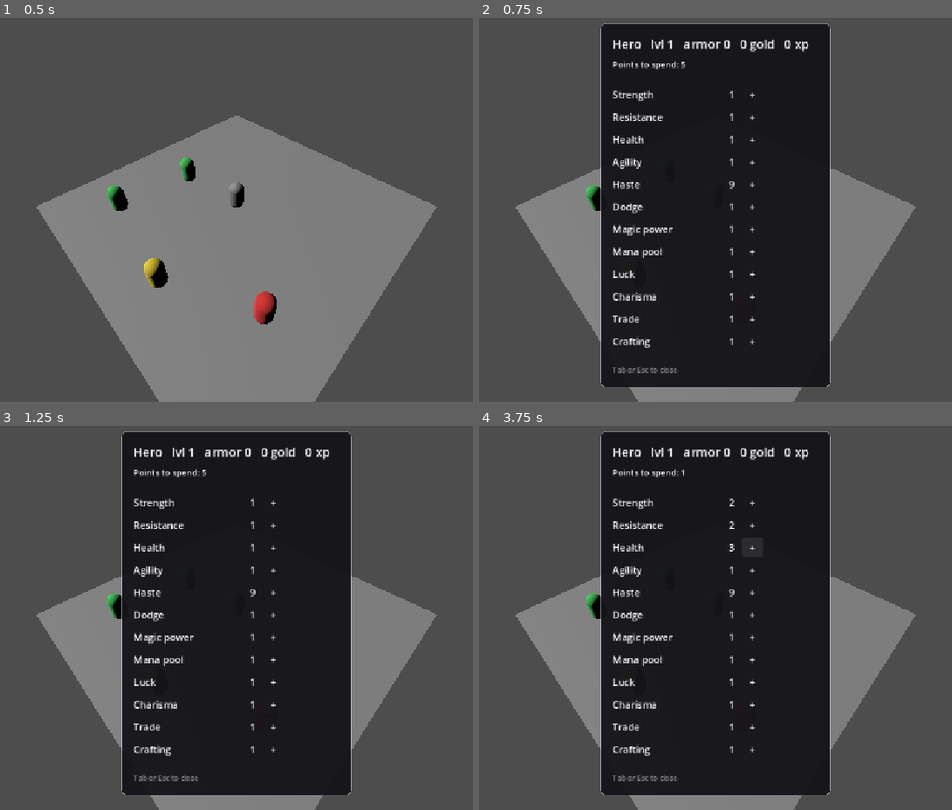
Above: before the commit, frames 1-4 (two rows, left to right).
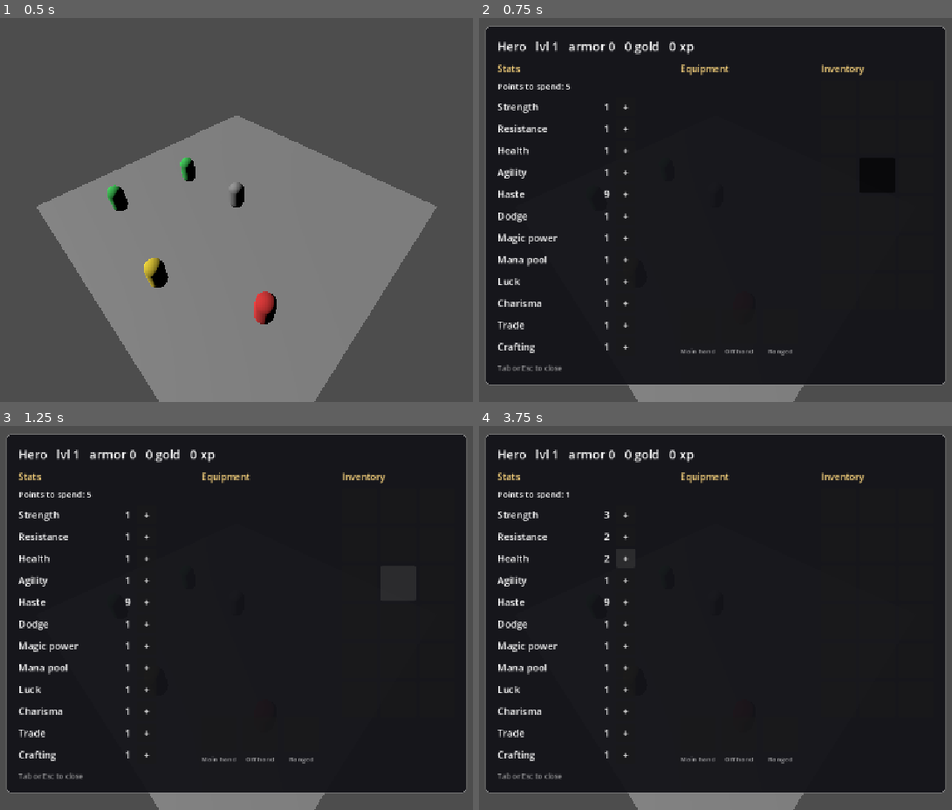
Above: after the commit, the same moments.

Repository: nikiyyy/the-big-bounty
Game: Godot game, scene res://scenes/main.tscn
Same seed, same stepped clock (60 frames per second), same inputs: the game is played once before the commit and once after it.
Inputs (mouse positions are in pixels of both pictures, inside the frame that each line leads up to):
- Up to frame 1 (0.5 s): no input
- Up to frame 2 (0.75 s): tap Enter at 0.5 s; move the mouse to (866, 186) at 0.52 s; hold D from 0.53 s (still down); tap Tab at 0.6 s; click (866, 186) at 0.67 s
- Up to frame 3 (1.25 s): keep holding D
- Up to frame 4 (3.75 s): release D at 1.25 s; click "+" at 1.25 s; click "+" at 2 s; click "+" at 2.75 s; click "+" at 3.5 s

Frame 1 is identical in both runs. In frame 2, 49% of the frame differs, in the area x 1-99%, y 1-97%; in frame 3, 49%; in frame 4, 49%.

Commit message:
expanded ui and added inventory

Diff:
--- a/Scripts/battle_map.gd
+++ b/Scripts/battle_map.gd
@@ -442,13 +442,13 @@
 	_strike(attacker, target)
 	return true
 
-
 func _strike(attacker, target) -> void:
 	var power: int = 1
 	if "stats" in attacker and attacker.stats != null:
 		power = attacker.stats.strength
 	_face_unit(attacker, target)
 	print("%s hits %s for %d" % [_name_of(attacker), _name_of(target), power])
+	DamageNumber.spawn(target, power)
 	target.take_damage(power)
 
 
--- a/Scripts/character_sheet.gd
+++ b/Scripts/character_sheet.gd
@@ -2,8 +2,11 @@
 ## Press Tab to open. Builds its own layout so adding a stat to Stats.NAMES
 ## is the only change needed to show it here.
 
+
+const INVENTORY_CELLS := 18
 var player: Node = null
-
+var _slot_buttons: Dictionary = {}
+var _item_buttons: Array = []
 var _panel: PanelContainer
 var _header: Label
 var _points_label: Label
@@ -68,53 +71,140 @@
 	_panel.add_theme_stylebox_override("panel", box)
 	center.add_child(_panel)
 
-	var column := VBoxContainer.new()
-	column.add_theme_constant_override("separation", 10)
-	column.custom_minimum_size = Vector2(340, 0)
-	_panel.add_child(column)
+	var outer := VBoxContainer.new()
+	outer.add_theme_constant_override("separation", 12)
+	_panel.add_child(outer)
 
 	_header = Label.new()
 	_header.add_theme_font_size_override("font_size", 20)
-	column.add_child(_header)
-
-	_points_label = Label.new()
-	_points_label.add_theme_font_size_override("font_size", 14)
-	column.add_child(_points_label)
-
-	column.add_child(HSeparator.new())
-
-	var grid := GridContainer.new()
-	grid.columns = 3
-	grid.add_theme_constant_override("h_separation", 12)
-	grid.add_theme_constant_override("v_separation", 6)
-	column.add_child(grid)
-
-	for stat_name in Stats.NAMES:
-		var name_label := Label.new()
-		name_label.text = Stats.LABELS[stat_name]
-		name_label.custom_minimum_size = Vector2(150, 0)
-		grid.add_child(name_label)
-
-		var value_label := Label.new()
-		value_label.horizontal_alignment = HORIZONTAL_ALIGNMENT_RIGHT
-		value_label.custom_minimum_size = Vector2(40, 0)
-		grid.add_child(value_label)
-
-		var button := Button.new()
-		button.text = "+"
-		button.custom_minimum_size = Vector2(34, 0)
-		button.pressed.connect(_on_raise.bind(stat_name))
-		grid.add_child(button)
-
-		_rows[stat_name] = {"value": value_label, "button": button}
-
-	column.add_child(HSeparator.new())
+	outer.add_child(_header)
+
+	var columns := HBoxContainer.new()
+	columns.add_theme_constant_override("separation", 22)
+	outer.add_child(columns)
+
+	columns.add_child(_build_stats_panel())
+	columns.add_child(_build_equipment_panel())
+	columns.add_child(_build_inventory_panel())
 
 	var hint := Label.new()
 	hint.text = "Tab or Esc to close"
 	hint.add_theme_font_size_override("font_size", 12)
 	hint.modulate = Color(1, 1, 1, 0.5)
-	column.add_child(hint)
+	outer.add_child(hint)
+
+
+func _build_stats_panel() -> Control:
+	var column := VBoxContainer.new()
+	column.add_theme_constant_override("separation", 8)
+	column.custom_minimum_size = Vector2(280, 0)
+
+	column.add_child(_section_title("Stats"))
+
+	_points_label = Label.new()
+	_points_label.add_theme_font_size_override("font_size", 14)
+	column.add_child(_points_label)
+
+	var grid := GridContainer.new()
+	grid.columns = 3
+	grid.add_theme_constant_override("h_separation", 10)
+	grid.add_theme_constant_override("v_separation", 5)
+	column.add_child(grid)
+
+	for stat_name in Stats.NAMES:
+		var name_label := Label.new()
+		name_label.text = Stats.LABELS[stat_name]
+		name_label.custom_minimum_size = Vector2(140, 0)
+		grid.add_child(name_label)
+
+		var value_label := Label.new()
+		value_label.horizontal_alignment = HORIZONTAL_ALIGNMENT_RIGHT
+		value_label.custom_minimum_size = Vector2(36, 0)
+		grid.add_child(value_label)
+
+		var button := Button.new()
+		button.text = "+"
+		button.custom_minimum_size = Vector2(32, 0)
+		button.pressed.connect(_on_raise.bind(stat_name))
+		grid.add_child(button)
+
+		_rows[stat_name] = {"value": value_label, "button": button}
+
+	return column
+
+
+func _build_equipment_panel() -> Control:
+	var column := VBoxContainer.new()
+	column.add_theme_constant_override("separation", 8)
+	column.custom_minimum_size = Vector2(210, 0)
+
+	column.add_child(_section_title("Equipment"))
+
+	var spacer := Control.new()
+	spacer.size_flags_vertical = Control.SIZE_EXPAND_FILL
+	column.add_child(spacer)
+
+	var row := HBoxContainer.new()
+	row.add_theme_constant_override("separation", 10)
+	column.add_child(row)
+
+	for slot in Inventory.SLOT_ORDER:
+		var cell := VBoxContainer.new()
+		cell.add_theme_constant_override("separation", 4)
+
+		var button := _make_slot_button(Vector2(58, 58))
+		button.pressed.connect(_on_slot_pressed.bind(slot))
+		cell.add_child(button)
+
+		var caption := Label.new()
+		caption.text = Inventory.SLOT_LABELS[slot]
+		caption.add_theme_font_size_override("font_size", 11)
+		caption.horizontal_alignment = HORIZONTAL_ALIGNMENT_CENTER
+		caption.modulate = Color(1, 1, 1, 0.6)
+		cell.add_child(caption)
+
+		row.add_child(cell)
+		_slot_buttons[slot] = button
+
+	return column
+
+
+func _build_inventory_panel() -> Control:
+	var column := VBoxContainer.new()
+	column.add_theme_constant_override("separation", 8)
+
+	column.add_child(_section_title("Inventory"))
+
+	var grid := GridContainer.new()
+	grid.columns = 3
+	grid.add_theme_constant_override("h_separation", 6)
+	grid.add_theme_constant_override("v_separation", 6)
+	column.add_child(grid)
+
+	for i in INVENTORY_CELLS:
+		var button := _make_slot_button(Vector2(58, 58))
+		button.pressed.connect(_on_item_pressed.bind(i))
+		grid.add_child(button)
+		_item_buttons.append(button)
+
+	return column
+
+
+func _section_title(text: String) -> Label:
+	var label := Label.new()
+	label.text = text
+	label.add_theme_font_size_override("font_size", 15)
+	label.modulate = Color(1, 0.85, 0.5)
+	return label
+
+
+func _make_slot_button(size: Vector2) -> Button:
+	var button := Button.new()
+	button.custom_minimum_size = size
+	button.clip_text = true
+	button.autowrap_mode = TextServer.AUTOWRAP_WORD_SMART
+	button.add_theme_font_size_override("font_size", 11)
+	return button
 
 
 # ------------------------------------------------------------------- data
@@ -137,6 +227,31 @@
 		_rows[stat_name]["value"].text = str(stats.get(stat_name))
 		_rows[stat_name]["button"].disabled = not stats.can_raise()
 
+	var inv: Inventory = player.inventory if "inventory" in player else null
+
+	for slot in Inventory.SLOT_ORDER:
+		var item: Item = inv.get_equipped(slot) if inv != null else null
+		_slot_buttons[slot].text = item.display_name if item != null else ""
+
+	for i in _item_buttons.size():
+		var carried: Item = null
+		if inv != null and i < inv.items.size():
+			carried = inv.items[i]
+		_item_buttons[i].text = carried.display_name if carried != null else ""
+
+
+func _on_slot_pressed(slot: int) -> void:
+	var inv: Inventory = player.inventory if "inventory" in player else null
+	if inv != null and inv.unequip(slot):
+		_refresh()
+
+
+func _on_item_pressed(index: int) -> void:
+	var inv: Inventory = player.inventory if "inventory" in player else null
+	if inv == null or index >= inv.items.size():
+		return
+	if inv.equip(inv.items[index]):
+		_refresh()
 
 func _on_raise(stat_name: String) -> void:
 	if player == null or player.stats == null:
--- a/Scripts/game.gd
+++ b/Scripts/game.gd
@@ -150,6 +150,6 @@
 func _collect_followers(node: Node, out: Array) -> void:
 	for child in node.get_children():
 		if child.has_method("is_following") and child.is_following():
-			if child.has_method("to_battle_data"):
-				out.append(child.to_battle_data())
+			if child.has_method("to_ally_data"):
+				out.append(child.to_ally_data())
 		_collect_followers(child, out)
--- /dev/null
+++ b/Scripts/inventory.gd
@@ -0,0 +1,77 @@
+class_name Inventory
+extends Resource
+## Backpack plus three equipment slots. Owned by any unit that can carry things.
+
+signal inventory_changed
+
+const SLOT_LABELS := {
+	Item.Slot.MAIN_HAND: "Main hand",
+	Item.Slot.OFF_HAND: "Off hand",
+	Item.Slot.RANGED: "Ranged",
+}
+
+const SLOT_ORDER := [Item.Slot.MAIN_HAND, Item.Slot.OFF_HAND, Item.Slot.RANGED]
+
+@export var capacity: int = 18
+@export var items: Array[Item] = []
+@export var equipped: Dictionary = {}      # Item.Slot -> Item
+
+
+func is_full() -> bool:
+	return items.size() >= capacity
+
+
+func add(item: Item) -> bool:
+	if item == null or is_full():
+		return false
+	items.append(item)
+	changed.emit()
+	return true
+
+
+func remove(item: Item) -> bool:
+	var i: int = items.find(item)
+	if i < 0:
+		return false
+	items.remove_at(i)
+	changed.emit()
+	return true
+
+
+func equip(item: Item) -> bool:
+	if item == null or item.slot == Item.Slot.NONE:
+		return false
+	unequip(item.slot)
+	items.erase(item)
+	equipped[item.slot] = item
+	changed.emit()
+	return true
+
+
+func unequip(slot: int) -> bool:
+	var current = equipped.get(slot)
+	if current == null:
+		return false
+	equipped.erase(slot)
+	if not is_full():
+		items.append(current)
+	changed.emit()
+	return true
+
+
+func get_equipped(slot: int) -> Item:
+	return equipped.get(slot)
+
+
+func total_armor() -> int:
+	var total: int = 0
+	for item in equipped.values():
+		total += item.armor_bonus
+	return total
+
+
+func total_damage_bonus() -> int:
+	var total: int = 0
+	for item in equipped.values():
+		total += item.damage_bonus
+	return total
--- /dev/null
+++ b/Scripts/item.gd
@@ -0,0 +1,12 @@
+class_name Item
+extends Resource
+
+enum Slot { MAIN_HAND, OFF_HAND, RANGED, NONE }
+
+@export var display_name: String = "Item"
+@export_multiline var description: String = ""
+@export var slot: Slot = Slot.NONE
+@export var armor_bonus: int = 0
+@export var damage_bonus: int = 0
+@export var value: int = 0
+@export var stack_size: int = 1
--- a/Scripts/npc.gd
+++ b/Scripts/npc.gd
@@ -29,6 +29,7 @@
 @export var level: int = 1
 @export var base_armor: int = 0
 @export var party: Array[UnitTemplate] = []
+@export var inventory: Inventory
 
 var follow_target: Node3D = null
 var _walking: bool = false
@@ -38,6 +39,7 @@
 signal died
 
 func _ready() -> void:
+	inventory = inventory.duplicate(true) if inventory != null else Inventory.new()
 	if not Engine.is_editor_hint():
 		stats = stats.duplicate() if stats != null else Stats.new()
 		current_health = max_health()
@@ -176,7 +178,17 @@
 		_walk_target = _walk_queue.pop_front()
 
 func armor() -> int:
-	return base_armor
+	return base_armor + (inventory.total_armor() if inventory != null else 0)
+
+## This NPC as a single combatant, for when it joins your side.
+func to_ally_data() -> Dictionary:
+	return {
+		"display_name": display_name,
+		"stats": stats,
+		"ai": ai,
+		"level": level,
+		"base_armor": base_armor,
+	}
 
 #health stuff
 signal health_changed(current: int, maximum: int)
--- a/Scripts/player.gd
+++ b/Scripts/player.gd
@@ -15,6 +15,7 @@
 @export var xp: int = 0
 @export var level: int = 1
 @export var base_armor: int = 0
+@export var inventory: Inventory
 
 var target_position: Vector3
 var interaction_target = null
@@ -26,6 +27,7 @@
 func _ready() -> void:
 	stats = stats.duplicate() if stats != null else Stats.new()
 	stats.changed_stat.connect(_on_stat_raised)
+	inventory = inventory.duplicate(true) if inventory != null else Inventory.new()
 	current_health = max_health()
 	target_position = global_position
 
@@ -172,7 +174,6 @@
 	xp_changed.emit(xp)
 
 func _on_stat_raised(stat_name: String) -> void:
-	print("stat raised: ", stat_name, " health now ", current_health, "/", max_health())
 	if stat_name == "health":
 		current_health += 1
 		health_changed.emit(current_health, max_health())
@@ -185,6 +186,7 @@
 		"xp": xp,
 		"level": level,
 		"base_armor": base_armor,
+		"inventory": inventory,
 	}
 
 func load_state(data: Dictionary) -> void:
@@ -192,23 +194,25 @@
 		stats = data["stats"]
 		if not stats.changed_stat.is_connected(_on_stat_raised):
 			stats.changed_stat.connect(_on_stat_raised)
+	if data.get("inventory") != null:
+		inventory = data["inventory"]
 	current_health = data.get("health", max_health())
 	gold = data.get("gold", 0)
 	xp = data.get("xp", 0)
+	level = data.get("level", 1)
+	base_armor = data.get("base_armor", 0)
 	health_changed.emit(current_health, max_health())
 	gold_changed.emit(gold)
 	xp_changed.emit(xp)
-	level = data.get("level", 1)
-	base_armor = data.get("base_armor", 0)
 	armor_changed.emit(armor())
 
-## Total armor: innate plus whatever equipment adds. Equipment slots plug in here.
+## Total armor: innate plus whatever equipment adds.
 func armor() -> int:
 	return base_armor + equipment_armor()
 
 
 func equipment_armor() -> int:
-	return 0          # replaced when inventory lands
+	return inventory.total_armor() if inventory != null else 0
 
 
 func add_armor(amount: int) -> void:
--- /dev/null
+++ b/scenes/damage_number.gd
@@ -0,0 +1,57 @@
+class_name DamageNumber
+extends Label3D
+## Floating combat text. Spawns above a unit, drifts up, fades, frees itself.
+
+const RISE := 1.1          # metres travelled over its lifetime
+const LIFETIME := 0.9
+const DRIFT := 0.35        # sideways scatter so stacked hits stay readable
+
+const COLOR_DAMAGE := Color(1.0, 0.45, 0.4)
+const COLOR_HEAL := Color(0.5, 0.95, 0.55)
+const COLOR_BLOCKED := Color(0.75, 0.75, 0.8)
+
+
+static func spawn(unit: Node3D, amount: int, kind: String = "damage") -> void:
+	if unit == null or not is_instance_valid(unit):
+		return
+
+	var label := DamageNumber.new()
+	label.text = "+%d" % amount if kind == "heal" else str(amount)
+
+	match kind:
+		"heal":
+			label.modulate = COLOR_HEAL
+		"blocked":
+			label.modulate = COLOR_BLOCKED
+		_:
+			label.modulate = COLOR_DAMAGE
+
+	# parented to the world, not the unit — otherwise it rides along if the
+	# unit walks away, or vanishes early when the unit is freed
+	unit.get_parent().add_child(label)
+	label.global_position = unit.global_position + Vector3(
+		randf_range(-DRIFT, DRIFT), 1.6, randf_range(-DRIFT, DRIFT)
+	)
+	label.animate()
+
+
+func _init() -> void:
+	billboard = BaseMaterial3D.BILLBOARD_ENABLED
+	fixed_size = true
+	pixel_size = 0.0006
+	font_size = 96
+	outline_size = 22
+	outline_modulate = Color(0.03, 0.03, 0.05, 0.9)
+	no_depth_test = true
+	shaded = false
+	horizontal_alignment = HORIZONTAL_ALIGNMENT_CENTER
+
+
+func animate() -> void:
+	var tween := create_tween()
+	tween.set_parallel(true)
+	tween.tween_property(self, "global_position:y", global_position.y + RISE, LIFETIME) \
+		.set_trans(Tween.TRANS_CUBIC).set_ease(Tween.EASE_OUT)
+	tween.tween_property(self, "modulate:a", 0.0, LIFETIME) \
+		.set_trans(Tween.TRANS_QUAD).set_ease(Tween.EASE_IN)
+	tween.chain().tween_callback(queue_free)
Not shown, added: Scripts/inventory.gd.uid
Not shown, added: Scripts/item.gd.uid
Not shown, added: scenes/damage_number.gd.uid
